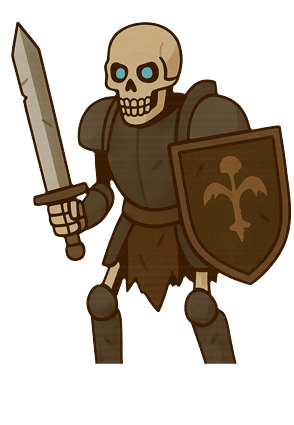
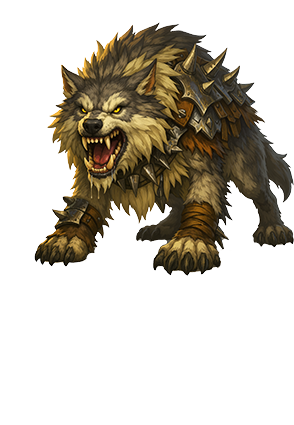
Layers edited between the first and the second 294 × 425 image:
added layer "Orc2" above "Boss_Human_Dark_Wizard" over bbox(34, 22, 294, 276)
hid "Lager 5" over bbox(11, 21, 292, 365)